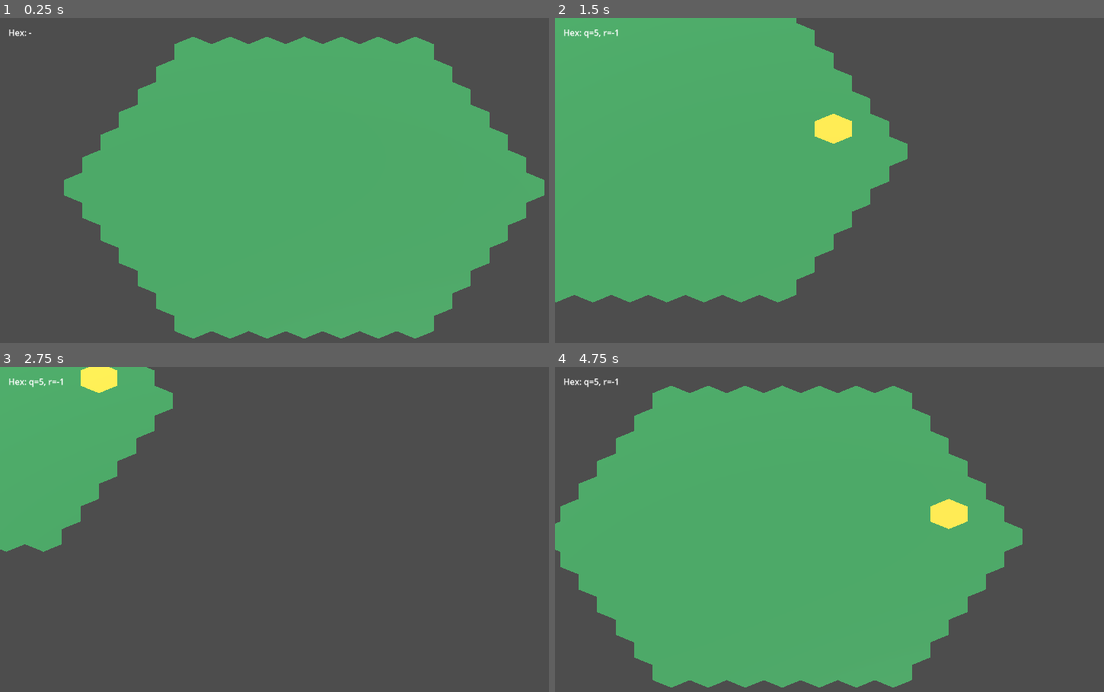
Above: before the commit, frames 1-4 (two rows, left to right).
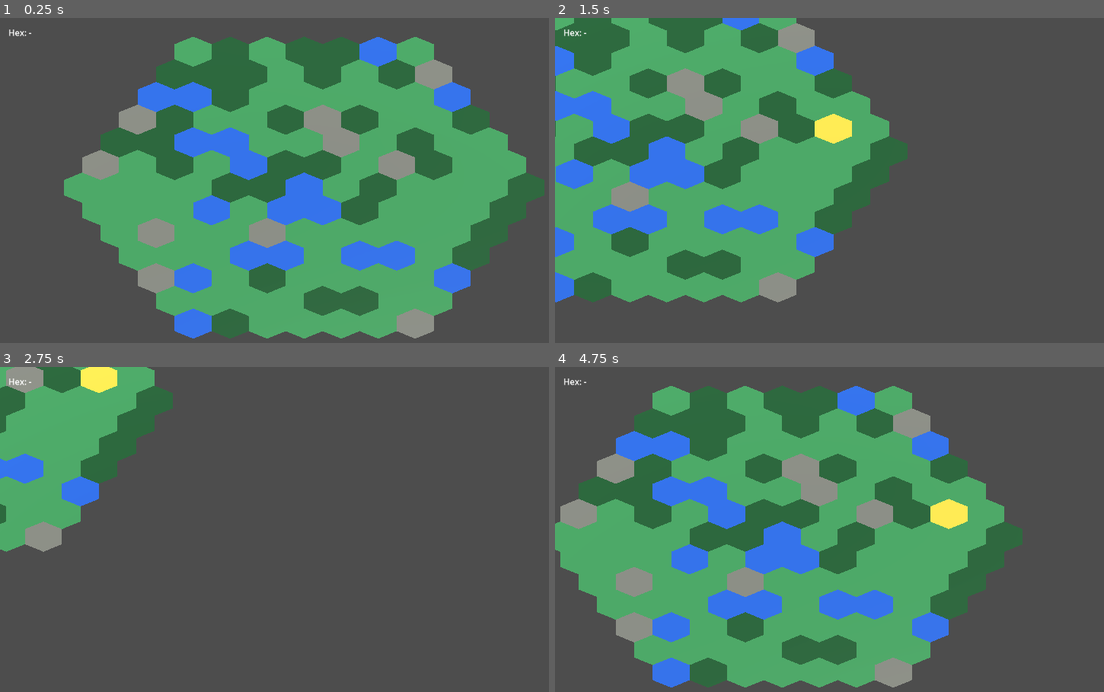
Above: after the commit, the same moments.

Repository: Ranu4922/CodexGame
Game: Godot game, scene res://scenes/Main.tscn
Same seed, same stepped clock (60 frames per second), same inputs: the game is played once before the commit and once after it.
Inputs (mouse positions are in pixels of both pictures, inside the frame that each line leads up to):
- Up to frame 1 (0.25 s): no input
- Up to frame 2 (1.5 s): tap Enter at 0.5 s; move the mouse to (994, 170) at 0.52 s; hold D 0.53-1.28 s; click (994, 170) at 0.67 s; move the mouse to (736, 206) at 1.27 s; hold S from 1.28 s (still down)
- Up to frame 3 (2.75 s): move the mouse to (362, 461) at 2.02 s; release S at 2.03 s; hold D from 2.03 s (still down)
- Up to frame 4 (4.75 s): move the mouse to (829, 607) at 2.77 s; release D at 2.78 s; hold W 2.78-3.53 s; click (829, 607) at 2.92 s; move the mouse to (1043, 588) at 3.52 s; hold A from 3.53 s (still down); move the mouse to (675, 487) at 4.27 s

The runs differ from the first frame. In frame 1, 28% of the frame differs, in the area x 14-100%, y 5-99%; in frame 2, 21%; in frame 3, 4.7%; in frame 4, 28%, in the area x 0-86%, y 3-99%.

Commit message:
Add seed based tile types

Diff:
--- a/scripts/hex_grid.gd
+++ b/scripts/hex_grid.gd
@@ -1,18 +1,24 @@
 extends Node3D
 
-signal hex_selected(q: int, r: int)
+signal hex_selected(q: int, r: int, tile_type: String, buildable: bool)
 
 @export var radius: int = 6
 @export var hex_size: float = 1.0
 @export var tile_height: float = 0.08
+@export var generation_seed: int = 12345
 
 var selected_tile: MeshInstance3D
-var tile_material: StandardMaterial3D
 var selected_material: StandardMaterial3D
+var tile_materials: Dictionary = {}
 
 
 func _ready() -> void:
-	tile_material = _make_material(Color(0.22, 0.55, 0.32))
+	tile_materials = {
+		"Gras": _make_material(Color(0.22, 0.55, 0.32)),
+		"Wald": _make_material(Color(0.08, 0.32, 0.16)),
+		"Wasser": _make_material(Color(0.12, 0.36, 0.78)),
+		"Stein": _make_material(Color(0.45, 0.46, 0.43)),
+	}
 	selected_material = _make_material(Color(0.95, 0.78, 0.25))
 	_generate_grid()
 
@@ -26,13 +32,17 @@
 
 
 func _create_tile(q: int, r: int) -> void:
+	var tile_type := _get_tile_type(q, r)
+
 	var tile := MeshInstance3D.new()
 	tile.name = "Hex_%d_%d" % [q, r]
 	tile.mesh = _create_hex_mesh()
-	tile.material_override = tile_material
+	tile.material_override = tile_materials[tile_type]
 	tile.position = axial_to_world(q, r)
 	tile.set_meta("q", q)
 	tile.set_meta("r", r)
+	tile.set_meta("tile_type", tile_type)
+	tile.set_meta("buildable", _is_tile_buildable(tile_type))
 	add_child(tile)
 
 	var body := StaticBody3D.new()
@@ -81,6 +91,24 @@
 	return Vector3(x, 0.0, z)
 
 
+func _get_tile_type(q: int, r: int) -> String:
+	var rng := RandomNumberGenerator.new()
+	rng.seed = hash("%d:%d:%d" % [generation_seed, q, r])
+	var roll := rng.randf()
+
+	if roll < 0.16:
+		return "Wasser"
+	if roll < 0.36:
+		return "Wald"
+	if roll < 0.48:
+		return "Stein"
+	return "Gras"
+
+
+func _is_tile_buildable(tile_type: String) -> bool:
+	return tile_type != "Wasser"
+
+
 func _unhandled_input(event: InputEvent) -> void:
 	if event is InputEventMouseButton and event.pressed and event.button_index == MOUSE_BUTTON_LEFT:
 		_select_tile_under_mouse()
@@ -105,12 +133,17 @@
 	var tile := collider.get_parent()
 	if tile is MeshInstance3D and tile.has_meta("q") and tile.has_meta("r"):
 		_set_selected_tile(tile)
-		hex_selected.emit(tile.get_meta("q"), tile.get_meta("r"))
+		hex_selected.emit(
+			tile.get_meta("q"),
+			tile.get_meta("r"),
+			tile.get_meta("tile_type"),
+			tile.get_meta("buildable")
+		)
 
 
 func _set_selected_tile(tile: MeshInstance3D) -> void:
 	if selected_tile != null:
-		selected_tile.material_override = tile_material
+		selected_tile.material_override = tile_materials[selected_tile.get_meta("tile_type")]
 
 	selected_tile = tile
 	selected_tile.material_override = selected_material
